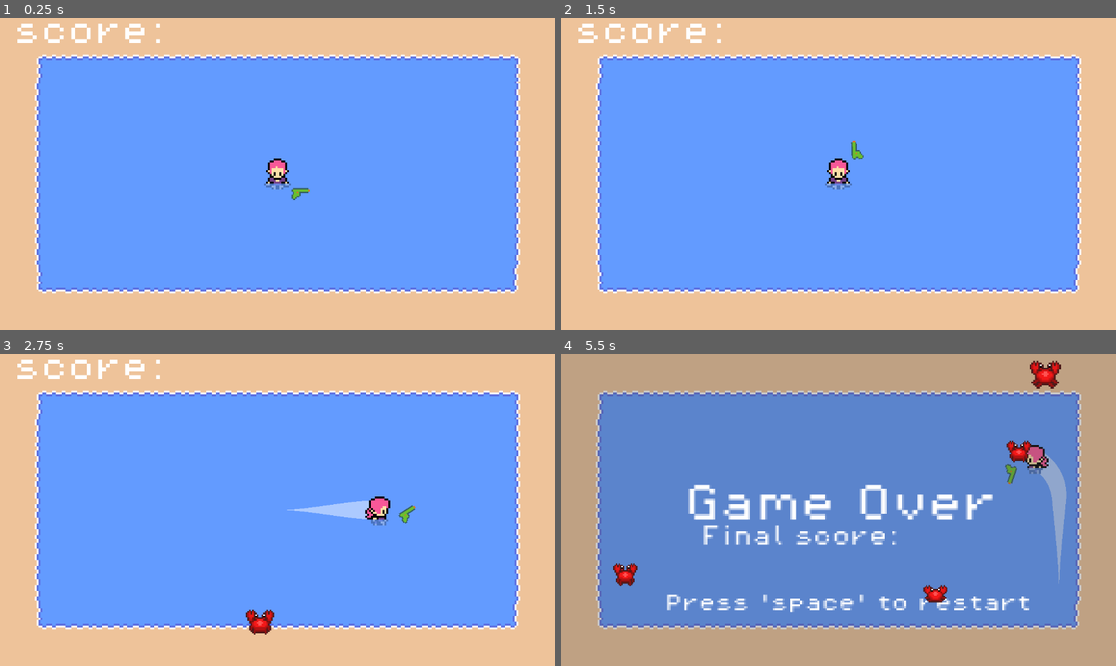
Above: before the commit, frames 1-4 (two rows, left to right).
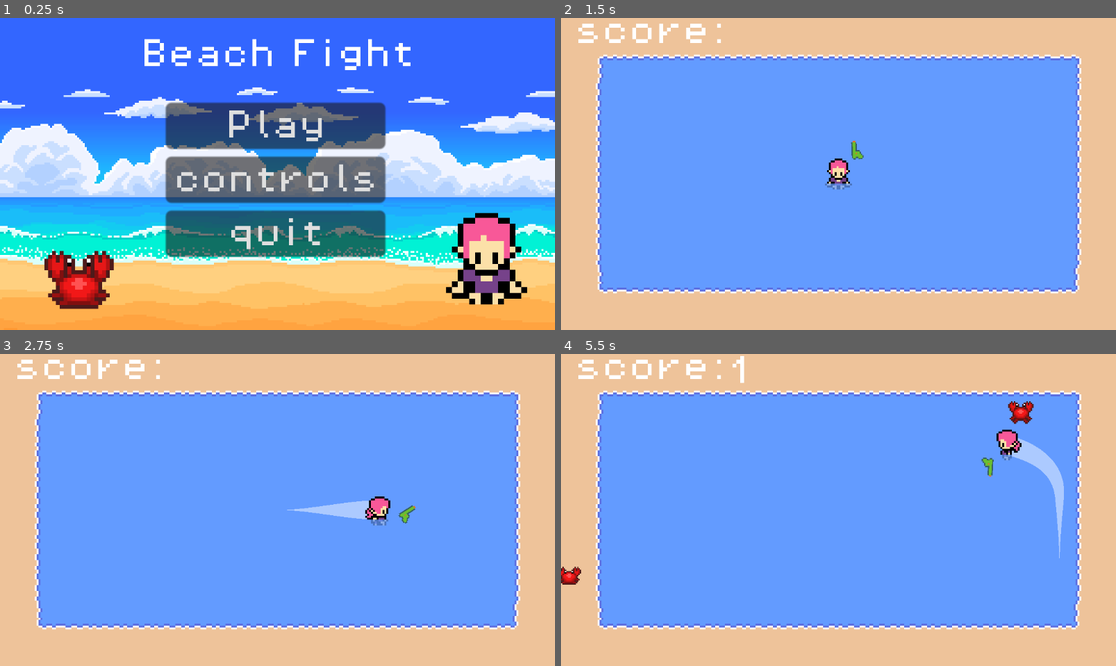
Above: after the commit, the same moments.

Repository: RyuChuChoo/bullet-hell
Game: Godot game, scene res://scenes/main_menu.tscn
The game is run twice, just before and just after one commit, with the same random seed, the same clock (stepped at 60 frames per second) and the same inputs. Before the commit the project starts from res://scenes/level_1.tscn.
Inputs (mouse positions are in pixels of both pictures, inside the frame that each line leads up to):
- Up to frame 1 (0.25 s): no input
- Up to frame 2 (1.5 s): click (838, 180) at 0.5 s, where only the run after the commit has a clickable "controls"; click (838, 127) at 1.25 s, where only the run after the commit has a clickable "Play"
- Up to frame 3 (2.75 s): move the mouse to (399, 494) at 2.02 s; hold D (right) from 2.03 s (still down); click (399, 494) at 2.1 s
- Up to frame 4 (5.5 s): move the mouse to (727, 525) at 2.77 s; release D (right) at 2.78 s; hold S (down) 2.78-3.53 s; tap Space (space) at 2.85, 4.35 s; move the mouse to (894, 441) at 3.52 s; hold D (right) 3.53-4.28 s; click (894, 441) at 3.6 s; move the mouse to (810, 572) at 4.27 s; hold W (up) 4.28-5.03 s; move the mouse to (1005, 556) at 5.02 s; hold A (left) from 5.03 s (still down); click (1005, 556) at 5.1 s

The runs differ from the first frame. In frame 1, 100% of the frame differs, in the area x 0-100%, y 0-100%; in frame 2, nothing differs; in frame 3, 0.3%; in frame 4, 100%.

Commit message:
added main menu screen

Diff:
--- a/project.godot
+++ b/project.godot
@@ -11,7 +11,7 @@
 [application]
 
 config/name="Ryu and Ze game"
-run/main_scene="res://scenes/level_1.tscn"
+run/main_scene="res://scenes/main_menu.tscn"
 config/features=PackedStringArray("4.2", "Forward Plus")
 config/icon="res://icon.svg"
 
--- a/scenes/level_1.tscn
+++ b/scenes/level_1.tscn
@@ -1,9 +1,9 @@
 [gd_scene load_steps=16 format=3 uid="uid://bdnrjq7vvkrfq"]
 
-[ext_resource type="Script" path="res://scripts/monsterspawn.gd" id="1_8uuu0"]
 [ext_resource type="PackedScene" uid="uid://bc2nnmt37md1h" path="res://scenes/player.tscn" id="1_17jmh"]
+[ext_resource type="Script" path="res://scenes/monster_spawner.gd" id="1_suwas"]
 [ext_resource type="Script" path="res://scripts/game_manager.gd" id="2_hexb1"]
-[ext_resource type="Texture2D" uid="uid://b8dwx48wv64qu" path="res://assets/Sprites/Tiles/Beach tile set.png" id="2_psthi"]
+[ext_resource type="Texture2D" uid="uid://b8dwx48wv64qu" path="res://assets/Sprites/Tiles/Beach tile set.png" id="3_mjqnu"]
 [ext_resource type="PackedScene" uid="uid://b6sg5sijx5eqk" path="res://scenes/border_topbottom.tscn" id="4_e2cua"]
 [ext_resource type="PackedScene" uid="uid://jb4esqudb1xq" path="res://scenes/watergun.tscn" id="4_xnr3u"]
 [ext_resource type="PackedScene" uid="uid://mgtsiugp57wd" path="res://scenes/border_leftright.tscn" id="5_yxcsf"]
@@ -12,28 +12,28 @@
 [ext_resource type="AudioStream" uid="uid://d2234phseg41s" path="res://assets/sounds/8 bit music(version 2).mp3" id="8_vvwqo"]
 [ext_resource type="PackedScene" uid="uid://14vvikwod54f" path="res://scenes/water_trail.tscn" id="9_q85b4"]
 
-[sub_resource type="TileSetAtlasSource" id="TileSetAtlasSource_f6fa7"]
-texture = ExtResource("2_psthi")
+[sub_resource type="TileSetAtlasSource" id="TileSetAtlasSource_63ovb"]
+texture = ExtResource("3_mjqnu")
 0:0/0 = 0
 0:0/0/physics_layer_0/linear_velocity = Vector2(0, 0)
 0:0/0/physics_layer_0/angular_velocity = 0.0
-0:0/0/physics_layer_0/polygon_0/points = PackedVector2Array(-8, -2.47487, -8, -8, 8, -8, 8, -3.44715, -3.27037, -3.44715, -3.97748, 8, -8, 8)
+0:0/0/physics_layer_0/polygon_0/points = PackedVector2Array(-8, 8, -8, -8, -3.125, -8, 3, -8, 8, -8, 8, -3.625, -1.875, -2.25, -1.875, 8)
 1:0/0 = 0
 1:0/0/physics_layer_0/linear_velocity = Vector2(0, 0)
 1:0/0/physics_layer_0/angular_velocity = 0.0
-1:0/0/physics_layer_0/polygon_0/points = PackedVector2Array(8, -8, 8, -3.71231, -8, -4.06586, -8, -8)
+1:0/0/physics_layer_0/polygon_0/points = PackedVector2Array(-8, -3.25, -8, -8, 8, -8, 8, -3.125, 0.25, -3.25)
 2:0/0 = 0
 2:0/0/physics_layer_0/linear_velocity = Vector2(0, 0)
 2:0/0/physics_layer_0/angular_velocity = 0.0
-2:0/0/physics_layer_0/polygon_0/points = PackedVector2Array(8, -8, 8, -3.71231, -8, -4.06586, -8, -8)
+2:0/0/physics_layer_0/polygon_0/points = PackedVector2Array(-8, -3.25, -8, -8, 8, -8, 8, -3.125, 0.25, -3.25)
 3:0/0 = 0
 3:0/0/physics_layer_0/linear_velocity = Vector2(0, 0)
 3:0/0/physics_layer_0/angular_velocity = 0.0
-3:0/0/physics_layer_0/polygon_0/points = PackedVector2Array(-8, -4.50781, -8, -8, 8, -8, 8, 8, 4.24264, 8, 4.06586, -3.8007)
+3:0/0/physics_layer_0/polygon_0/points = PackedVector2Array(-8, -3.5, -8, -8, 8, -8, 8, -3.125, 8, 8, 3.375, 8, 3.375, -3.125)
 0:1/0 = 0
 0:1/0/physics_layer_0/linear_velocity = Vector2(0, 0)
 0:1/0/physics_layer_0/angular_velocity = 0.0
-0:1/0/physics_layer_0/polygon_0/points = PackedVector2Array(-8, -8, -1.59099, -8, -1.59099, 8, -8, 8)
+0:1/0/physics_layer_0/polygon_0/points = PackedVector2Array(-8, 8, -8, -8, -2.875, -8, -3.375, 1.25, -2.875, 8)
 1:1/0 = 0
 1:1/0/physics_layer_0/linear_velocity = Vector2(0, 0)
 1:1/0/physics_layer_0/angular_velocity = 0.0
@@ -43,11 +43,11 @@
 3:1/0 = 0
 3:1/0/physics_layer_0/linear_velocity = Vector2(0, 0)
 3:1/0/physics_layer_0/angular_velocity = 0.0
-3:1/0/physics_layer_0/polygon_0/points = PackedVector2Array(8, -8, 8, 0.707107, 8, 8, 3.27037, 8, 3.18198, -8)
+3:1/0/physics_layer_0/polygon_0/points = PackedVector2Array(2.75, 1, 3.125, -8, 8, -8, 8, 8, 3.125, 8)
 0:2/0 = 0
 0:2/0/physics_layer_0/linear_velocity = Vector2(0, 0)
 0:2/0/physics_layer_0/angular_velocity = 0.0
-0:2/0/physics_layer_0/polygon_0/points = PackedVector2Array(-8, -8, -1.59099, -8, -1.59099, 8, -8, 8)
+0:2/0/physics_layer_0/polygon_0/points = PackedVector2Array(-8, 8, -8, -8, -2.875, -8, -3.375, 1.25, -2.875, 8)
 1:2/0 = 0
 1:2/0/physics_layer_0/linear_velocity = Vector2(0, 0)
 1:2/0/physics_layer_0/angular_velocity = 0.0
@@ -57,27 +57,27 @@
 3:2/0 = 0
 3:2/0/physics_layer_0/linear_velocity = Vector2(0, 0)
 3:2/0/physics_layer_0/angular_velocity = 0.0
-3:2/0/physics_layer_0/polygon_0/points = PackedVector2Array(8, -8, 8, 0.707107, 8, 8, 3.27037, 8, 3.18198, -8)
+3:2/0/physics_layer_0/polygon_0/points = PackedVector2Array(2.75, 1, 3.125, -8, 8, -8, 8, 8, 3.125, 8)
 0:3/0 = 0
 0:3/0/physics_layer_0/linear_velocity = Vector2(0, 0)
 0:3/0/physics_layer_0/angular_velocity = 0.0
-0:3/0/physics_layer_0/polygon_0/points = PackedVector2Array(-8, -8, -3.27037, -8, -3.53554, 4.68458, 8, 4.86136, 8, 8, -8, 8)
+0:3/0/physics_layer_0/polygon_0/points = PackedVector2Array(-8, 8, -8, -8, -2.875, -8, -2.75, 3.375, 2.625, 3.375, 8, 3.625, 8, 8, 3.375, 8, -1.875, 8)
 1:3/0 = 0
 1:3/0/physics_layer_0/linear_velocity = Vector2(0, 0)
 1:3/0/physics_layer_0/angular_velocity = 0.0
-1:3/0/physics_layer_0/polygon_0/points = PackedVector2Array(-8, 3.71231, 8, 3.71231, 8, 8, -3.97748, 8, -8, 8)
+1:3/0/physics_layer_0/polygon_0/points = PackedVector2Array(-8, 3, 8, 3, 8, 8, -8, 8)
 2:3/0 = 0
 2:3/0/physics_layer_0/linear_velocity = Vector2(0, 0)
 2:3/0/physics_layer_0/angular_velocity = 0.0
-2:3/0/physics_layer_0/polygon_0/points = PackedVector2Array(-8, 3.71231, 8, 3.71231, 8, 8, -3.97748, 8, -8, 8)
+2:3/0/physics_layer_0/polygon_0/points = PackedVector2Array(-8, 3, 8, 3, 8, 8, -8, 8)
 3:3/0 = 0
 3:3/0/physics_layer_0/linear_velocity = Vector2(0, 0)
 3:3/0/physics_layer_0/angular_velocity = 0.0
-3:3/0/physics_layer_0/polygon_0/points = PackedVector2Array(-8, 4.41942, 2.2981, 3.88909, 2.65165, -8, 8, -8, 8, 8, -3.97748, 8, -8, 8)
+3:3/0/physics_layer_0/polygon_0/points = PackedVector2Array(-8, 3.5, 2.375, 2.5, 2.875, -8, 8, -8, 8, 8, 3.375, 8, -8, 8)
 
 [sub_resource type="TileSet" id="TileSet_1vw1w"]
 physics_layer_0/collision_layer = 8
-sources/0 = SubResource("TileSetAtlasSource_f6fa7")
+sources/0 = SubResource("TileSetAtlasSource_63ovb")
 
 [sub_resource type="Curve" id="Curve_dt03p"]
 _data = [Vector2(0, 0), 0.0, 0.0, 0, 0, Vector2(1, 1), 0.0, 0.0, 0, 0]
@@ -91,7 +91,7 @@
 
 [node name="Level 1" type="Node2D"]
 process_mode = 1
-script = ExtResource("1_8uuu0")
+script = ExtResource("1_suwas")
 
 [node name="game_manager" type="Node" parent="."]
 unique_name_in_owner = true
@@ -131,9 +131,6 @@
 unique_name_in_owner = true
 position = Vector2(-172, -101)
 rotation = 1.54605
-
-[node name="Timer" type="Timer" parent="."]
-autostart = true
 
 [node name="labels" type="Node" parent="."]
 
@@ -206,4 +203,7 @@
 autoplay = true
 bus = &"Music"
 
+[node name="Timer" type="Timer" parent="."]
+autostart = true
+
 [connection signal="timeout" from="Timer" to="." method="_on_timer_timeout"]
--- /dev/null
+++ b/scenes/main_menu.gd
@@ -0,0 +1,13 @@
+extends Control
+
+
+func _on_play_pressed():
+	get_tree().change_scene_to_file("res://scenes/level_1.tscn")
+
+
+func _on_controls_pressed():
+	pass # Replace with function body.
+
+
+func _on_quit_pressed():
+	get_tree().quit()
--- /dev/null
+++ b/scenes/main_menu.tscn
@@ -0,0 +1,131 @@
+[gd_scene load_steps=16 format=3 uid="uid://0tidmdx1wwyi"]
+
+[ext_resource type="FontFile" uid="uid://6grespwdnbrn" path="res://assets/fonts/PixelOperator8.ttf" id="1_56r4q"]
+[ext_resource type="Script" path="res://scenes/main_menu.gd" id="1_a8ne7"]
+[ext_resource type="Texture2D" uid="uid://d3ip58bb4xh2" path="res://assets/Sprites/background.png" id="2_e6e2t"]
+[ext_resource type="Texture2D" uid="uid://6aiapb2o166l" path="res://assets/Sprites/Main Character/chibi-layered_abovewater.png" id="3_2q7vm"]
+[ext_resource type="Texture2D" uid="uid://otvlnnrcope8" path="res://assets/Sprites/Crab Enemy Camacebra Games/Idle/Crab1.png" id="4_uqdlb"]
+[ext_resource type="Texture2D" uid="uid://csh8q4qagrfeq" path="res://assets/Sprites/Crab Enemy Camacebra Games/Idle/Crab2.png" id="5_nfi2l"]
+[ext_resource type="Texture2D" uid="uid://k6g4n5cy7lbr" path="res://assets/Sprites/Crab Enemy Camacebra Games/Idle/Crab3.png" id="6_l1x20"]
+[ext_resource type="Texture2D" uid="uid://df2iy4036lmql" path="res://assets/Sprites/Crab Enemy Camacebra Games/Idle/Crab4.png" id="7_kgf2p"]
+[ext_resource type="Texture2D" uid="uid://dto2ce4y66py2" path="res://assets/Sprites/Crab Enemy Camacebra Games/Idle/Crab5.png" id="8_odmx0"]
+
+[sub_resource type="AtlasTexture" id="AtlasTexture_q0t0u"]
+atlas = ExtResource("4_uqdlb")
+region = Rect2(0, 0, 18, 18)
+
+[sub_resource type="AtlasTexture" id="AtlasTexture_dnpyj"]
+atlas = ExtResource("5_nfi2l")
+region = Rect2(0, 0, 18, 18)
+
+[sub_resource type="AtlasTexture" id="AtlasTexture_xuhtm"]
+atlas = ExtResource("6_l1x20")
+region = Rect2(0, 0, 18, 18)
+
+[sub_resource type="AtlasTexture" id="AtlasTexture_hcp3h"]
+atlas = ExtResource("7_kgf2p")
+region = Rect2(0, 0, 18, 18)
+
+[sub_resource type="AtlasTexture" id="AtlasTexture_gp6ao"]
+atlas = ExtResource("8_odmx0")
+region = Rect2(0, 0, 18, 18)
+
+[sub_resource type="SpriteFrames" id="SpriteFrames_gnrrt"]
+animations = [{
+"frames": [{
+"duration": 1.0,
+"texture": SubResource("AtlasTexture_q0t0u")
+}, {
+"duration": 1.0,
+"texture": SubResource("AtlasTexture_dnpyj")
+}, {
+"duration": 1.0,
+"texture": SubResource("AtlasTexture_xuhtm")
+}, {
+"duration": 1.0,
+"texture": SubResource("AtlasTexture_hcp3h")
+}, {
+"duration": 1.0,
+"texture": SubResource("AtlasTexture_gp6ao")
+}],
+"loop": true,
+"name": &"default",
+"speed": 5.0
+}]
+
+[node name="main_menu" type="Control"]
+layout_mode = 3
+anchors_preset = 15
+anchor_right = 1.0
+anchor_bottom = 1.0
+offset_left = -573.0
+offset_top = -373.0
+offset_right = -573.0
+offset_bottom = -373.0
+grow_horizontal = 2
+grow_vertical = 2
+script = ExtResource("1_a8ne7")
+
+[node name="Camera2D" type="Camera2D" parent="."]
+position = Vector2(573, 373)
+zoom = Vector2(4, 4)
+
+[node name="Background" type="Sprite2D" parent="."]
+position = Vector2(583, 375)
+texture = ExtResource("2_e6e2t")
+
+[node name="characters" type="Node" parent="."]
+
+[node name="Sprite2D" type="Sprite2D" parent="characters"]
+position = Vector2(109, 44)
+scale = Vector2(3, 3)
+texture = ExtResource("3_2q7vm")
+region_enabled = true
+region_rect = Rect2(0, 32.1058, 16.2943, 15.8942)
+
+[node name="crab" type="AnimatedSprite2D" parent="characters"]
+position = Vector2(-103, 54)
+scale = Vector2(2, 2)
+sprite_frames = SubResource("SpriteFrames_gnrrt")
+autoplay = "default"
+frame_progress = 0.989502
+
+[node name="Label" type="Label" parent="."]
+layout_mode = 0
+offset_left = 502.0
+offset_top = 303.0
+offset_right = 656.0
+offset_bottom = 326.0
+theme_override_colors/font_color = Color(1, 1, 1, 1)
+theme_override_fonts/font = ExtResource("1_56r4q")
+theme_override_font_sizes/font_size = 16
+text = "Beach Fight"
+
+[node name="MarginContainer" type="MarginContainer" parent="."]
+layout_mode = 0
+offset_left = 515.0
+offset_top = 336.0
+offset_right = 629.0
+offset_bottom = 416.0
+
+[node name="VBoxContainer" type="VBoxContainer" parent="MarginContainer"]
+layout_mode = 2
+
+[node name="Play" type="Button" parent="MarginContainer/VBoxContainer"]
+layout_mode = 2
+theme_override_fonts/font = ExtResource("1_56r4q")
+text = "Play"
+
+[node name="controls" type="Button" parent="MarginContainer/VBoxContainer"]
+layout_mode = 2
+theme_override_fonts/font = ExtResource("1_56r4q")
+text = "controls"
+
+[node name="quit" type="Button" parent="MarginContainer/VBoxContainer"]
+layout_mode = 2
+theme_override_fonts/font = ExtResource("1_56r4q")
+text = "quit"
+
+[connection signal="pressed" from="MarginContainer/VBoxContainer/Play" to="." method="_on_play_pressed"]
+[connection signal="pressed" from="MarginContainer/VBoxContainer/controls" to="." method="_on_controls_pressed"]
+[connection signal="pressed" from="MarginContainer/VBoxContainer/quit" to="." method="_on_quit_pressed"]
--- a/scripts/monsterspawn.gd
+++ b/scenes/monster_spawner.gd
@@ -1,6 +1,4 @@
 extends Node2D
-
-var score = 0
 
 func spawn_crab():
 	var crab = preload("res://scenes/crab.tscn").instantiate()
@@ -8,6 +6,5 @@
 	crab.global_position = %PathFollow2D.global_position
 	add_child(crab)
 
-
 func _on_timer_timeout():
 	spawn_crab()
--- a/scripts/crab_movement.gd
+++ b/scripts/crab_movement.gd
@@ -1,7 +1,7 @@
 extends CharacterBody2D
 
 @onready var game_manager = get_node("/root/Level 1/game_manager")
-@onready var player = $"../player"
+@onready var player = get_node("/root/Level 1/player")
 @onready var animation_player = $AnimationPlayer
 
 var health = 1
Binary file added: assets/Sprites/background.png
Not shown, added: assets/Sprites/background.png.import
